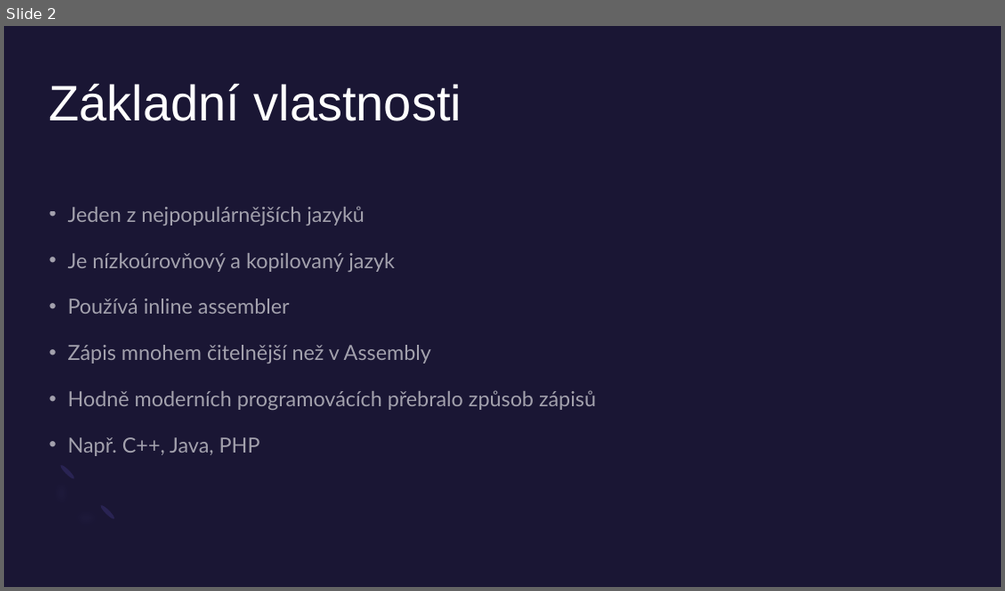
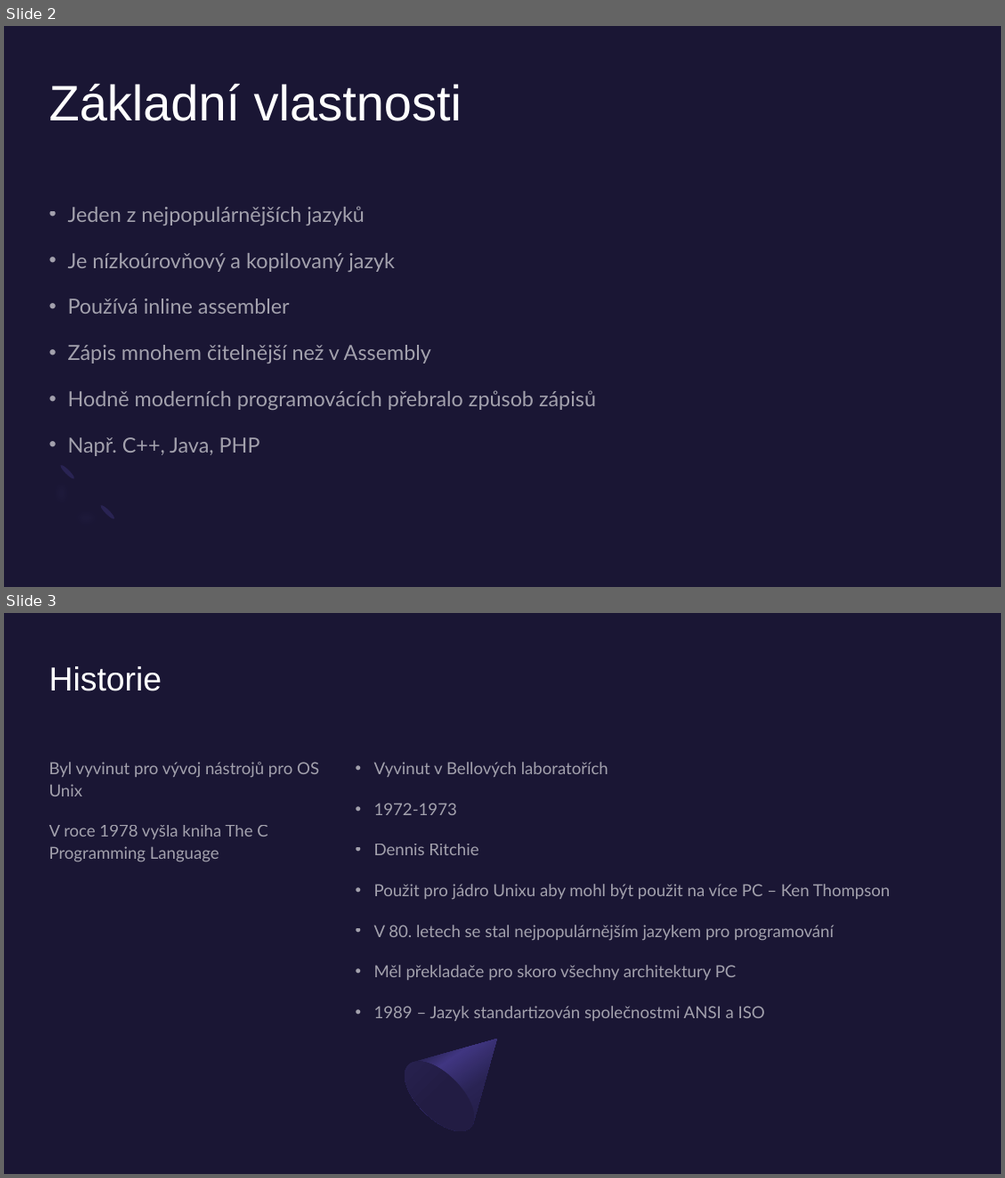
Before and after one commit to KokosHraje/C-VDAPrezentace, a slide deck: Programovací-jazyk-C.pptx. Shown one above the other, each under a label of ours: slide 2 before the commit, slides 2 and 3 after it. The pictures are 1005x591 and 1005x1178 pixels, drawn with LibreOffice and Linux fonts; fonts in the diff are those of the drawing. Boxes give left, top, right and bottom in pixels: in the first picture for what was removed or moved away, otherwise in the second. Text is boxed around its words. In the diff, an @@ line names an element or a change of style, - is before the commit and + after.

Commit message:
Přidán další slide o historii jazyka

```diff
--- a/Programovací-jazyk-C.pptx
+++ b/Programovací-jazyk-C.pptx
@@ slide 3 added at [4, 613, 1001, 1174], background #1A1634 @@
@@ title added at [49, 666, 162, 691], 32 pt, text #FFFFFF @@
+Historie
@@ text added at [49, 762, 319, 862], 16 pt, text #FFFFFF at 60% opacity @@
+Byl vyvinut pro vývoj nástrojů pro OS Unix
+V roce 1978 vyšla kniha The C Programming Language
@@ text added at [374, 762, 890, 1021], 16 pt, text #FFFFFF at 60% opacity @@
+• Vyvinut v Bellových laboratořích
+• 1972-1973
+• Dennis Ritchie
+• Použit pro jádro Unixu aby mohl být použit na více PC – Ken Thompson
+• V 80. letech se stal nejpopulárnějším jazykem pro programování
+• Měl překladače pro skoro všechny architektury PC
+• 1989 – Jazyk standartizován společnostmi ANSI a ISO
@@ freeform shape added at [392, 1007, 528, 1143], fill gradient #292353 to #403681 to #1A1634 @@
@@ ellipse added at [393, 1049, 486, 1143], fill gradient #221C43 to #292353 @@
```
